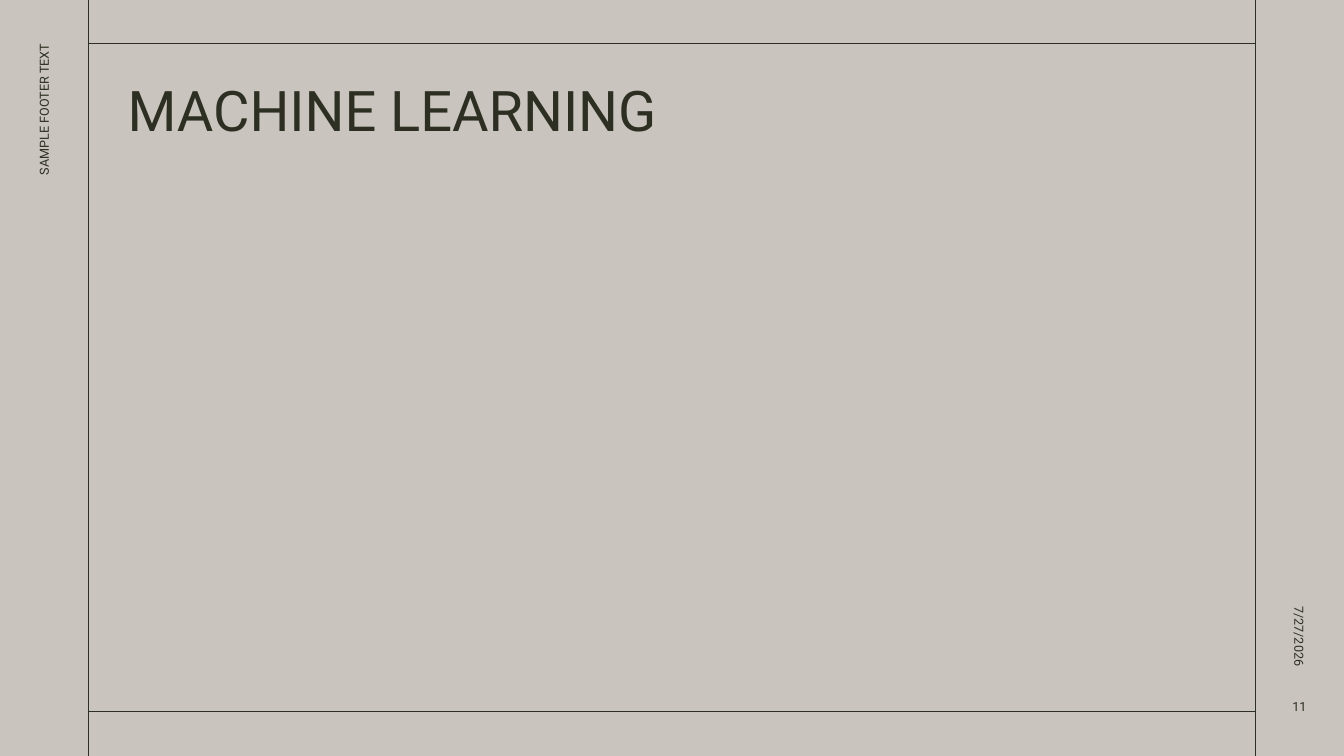
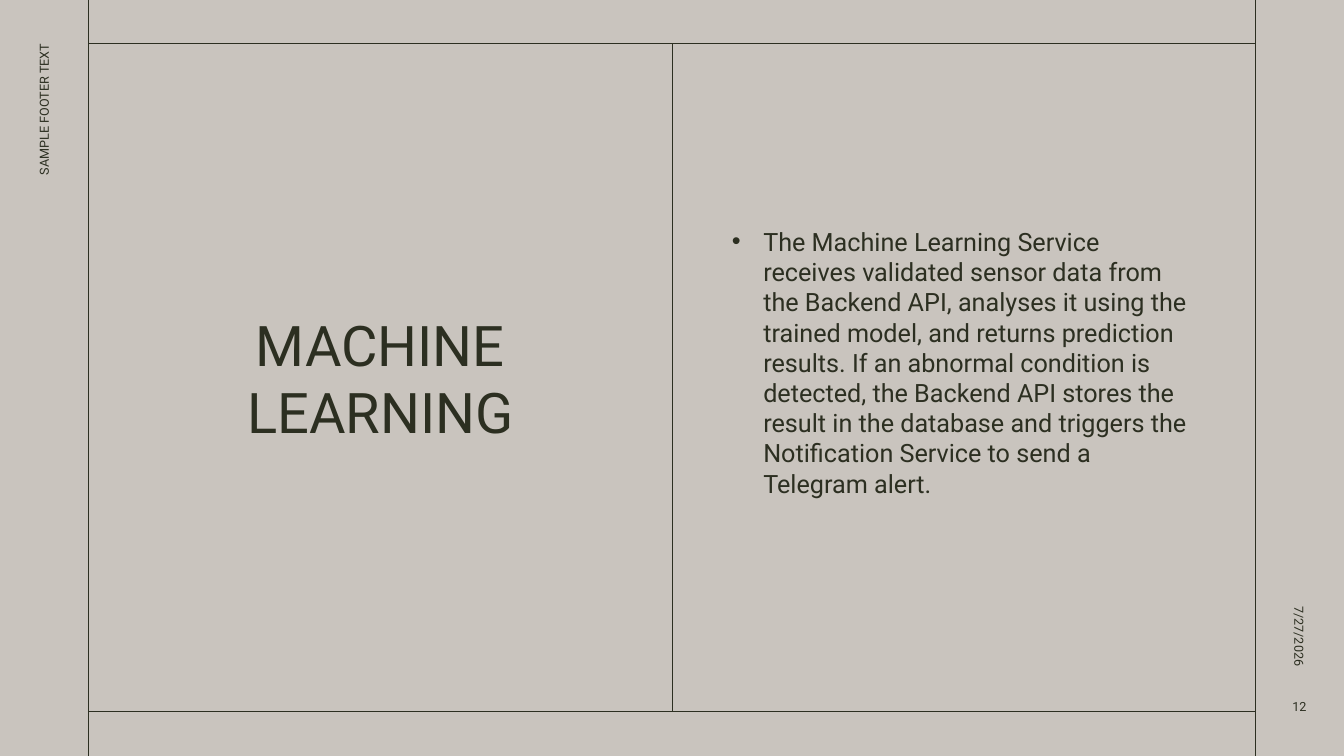
Before and after one commit to cucucumber789-svg/EGT307_T2_Bacon, a slide deck: slide 12 of EGT307 PRESENTATION.pptx (slide 11 before the commit). Drawn at 1344x756 pixels with LibreOffice and Linux fonts; fonts in the diff are those of the drawing. Boxes give left, top, right and bottom in pixels: in the first picture for what was removed or moved away, otherwise in the second. Text is boxed around its words. In the diff, an @@ line names an element or a change of style, - is before the commit and + after.

```diff
--- a/EGT307 PRESENTATION.pptx
+++ b/EGT307 PRESENTATION.pptx
@@ line added from (673, 44) to (673, 712), #2C2F21 0.5 pt @@
@@ title "MACHINE LEARNING": place and size @@
-title "MACHINE LEARNING" at (128, 90, 656, 132)
+title "MACHINE LEARNING" at (247, 325, 513, 434)
@@ title "MACHINE LEARNING" at (247, 325, 513, 434): alignment left to centre; vertical alignment top to middle @@
@@ text added at (763, 232, 1186, 498), 18 pt, text #2C2F21 @@
+• The Machine Learning Service receives validated sensor data from the Backend API, analyses it using the trained model, and returns prediction results. If an abnormal condition is detected, the Backend API stores the result in the database and triggers the Notification Service to send a Telegram alert.
@@ page number at (1292, 702, 1306, 711): text changed @@
-11
+12
```
Also in this commit, not shown: 6 other slides changed, 2 other files.
